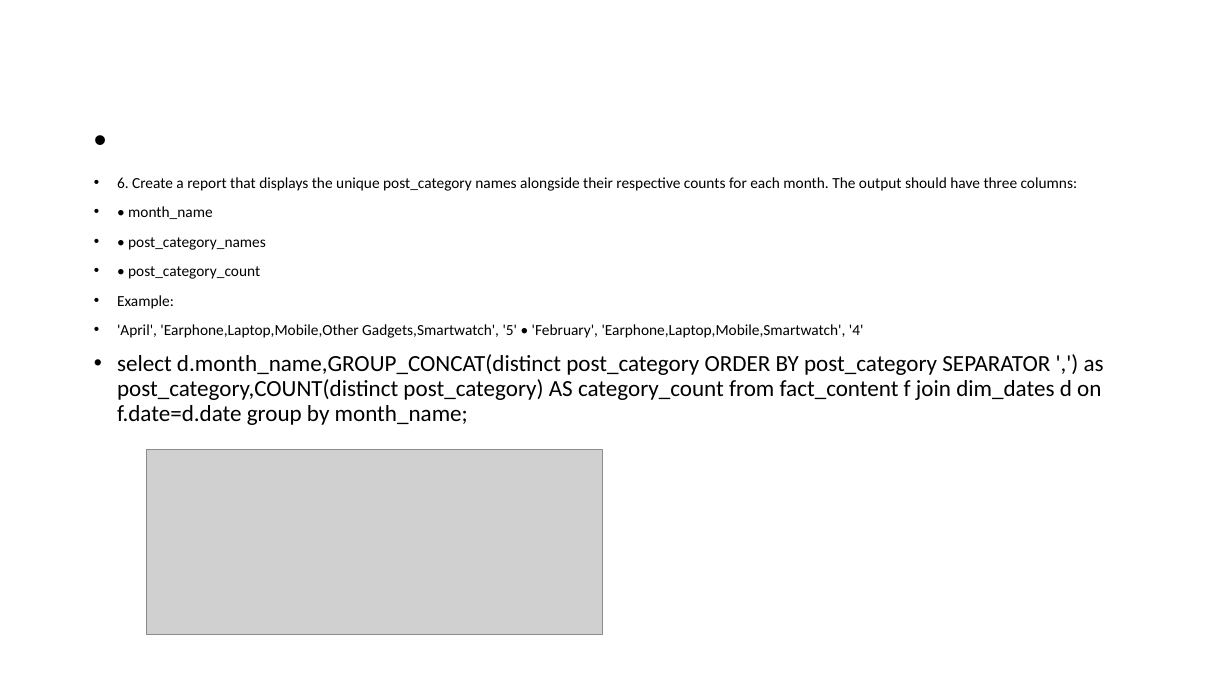
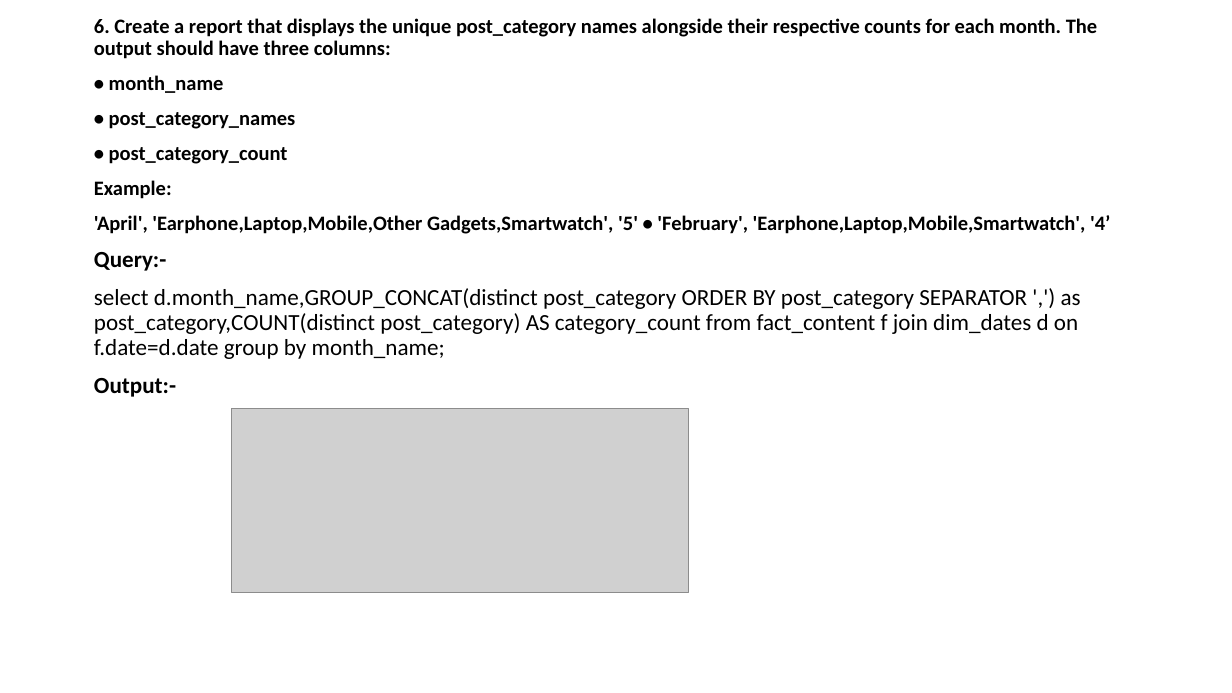
Before and after one commit to Viraj0212/Tech-Instagram-Influencer-Analysis, a slide deck: slide 7 of Tech Instagram Influencer Analysis.pptx. Drawn at 1232x693 pixels with LibreOffice and Linux fonts; fonts in the diff are those of the drawing; grey boxes stand for pictures. Boxes give left, top, right and bottom in pixels: in the first picture for what was removed or moved away, otherwise in the second. Text is boxed around its words. In the diff, an @@ line names an element or a change of style, - is before the commit and + after.

```diff
--- a/Tech Instagram Influencer Analysis.pptx
+++ b/Tech Instagram Influencer Analysis.pptx
@@ text at [94, 18, 1097, 359]: size 12 to 16 pt, bold on in "6. Create a report that displays the ...", "• month_name", "• post_category_names", "• post_category_count" and 1 more places; bullet • to none @@
@@ text at [94, 215, 1110, 271]: text changed; size 12 to 16 pt; bold on @@
-• 'April', 'Earphone,Laptop,Mobile,Other Gadgets,Smartwatch', '5' • 'February', 'Earphone,Laptop,Mobile,Smartwatch', '4'
+'April', 'Earphone,Laptop,Mobile,Other Gadgets,Smartwatch', '5' • 'February', 'Earphone,Laptop,Mobile,Smartwatch', '4’
+Query:-
@@ text at [94, 378, 176, 397]: paragraph added @@
+Output:-
@@ picture: place and size @@
-picture at [146, 450, 603, 635]
+picture at [232, 409, 689, 593]
```
Also in this commit, not shown: 9 other slides changed, 2 slides added, 1 slide removed.
